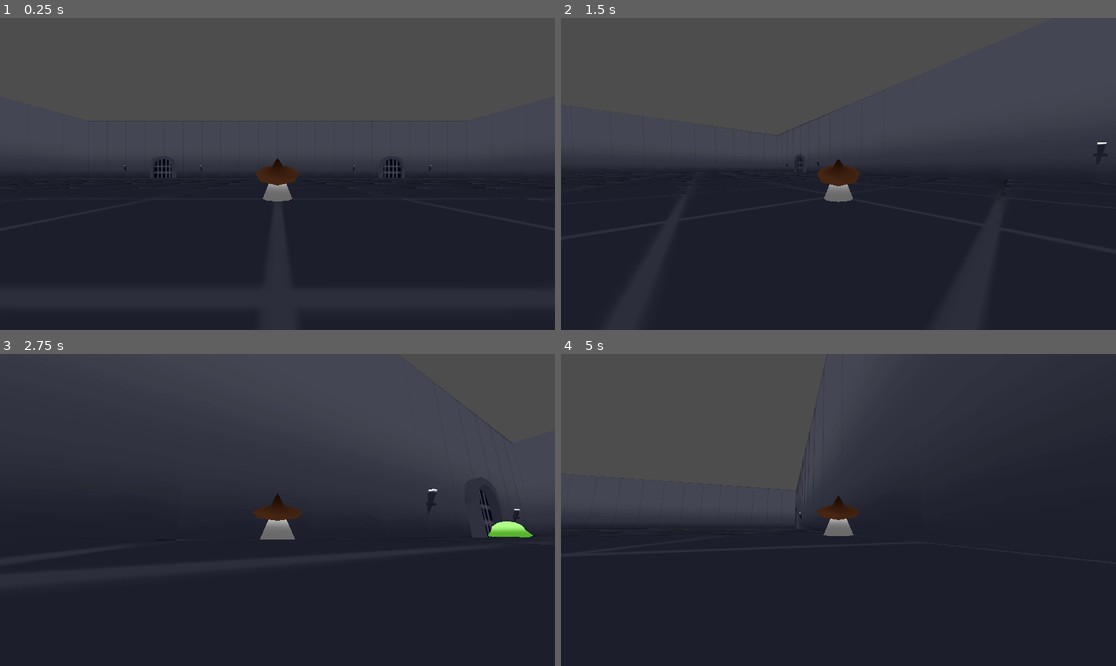
Above: before the commit, frames 1-4 (two rows, left to right).
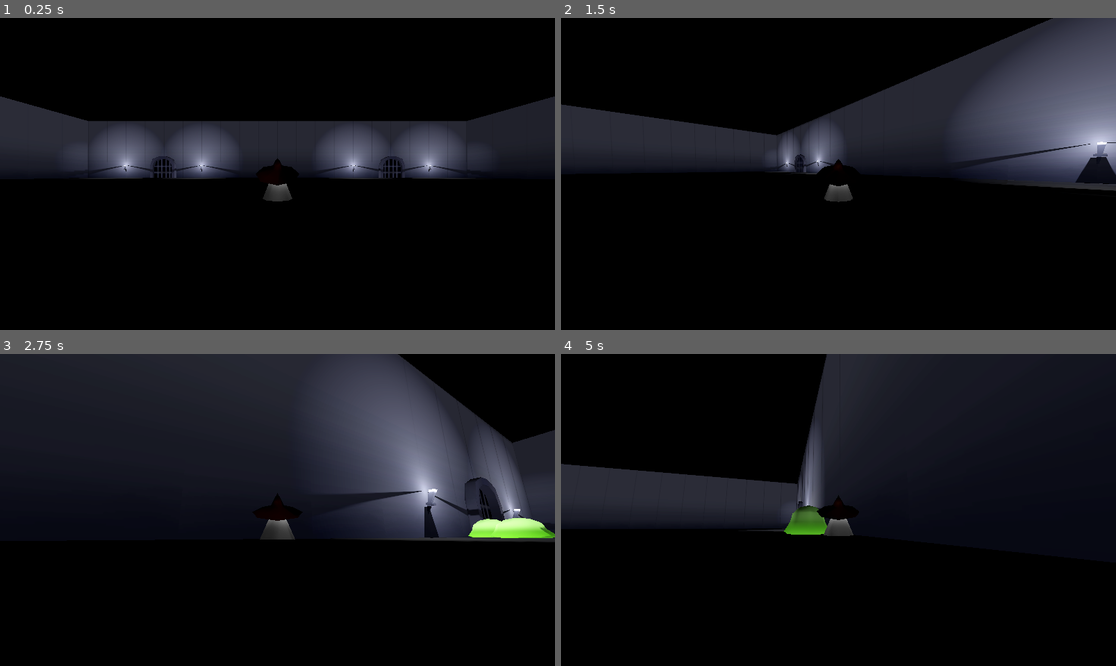
Above: after the commit, the same moments.

Repository: Weemo001/WizWaves
Game: Godot game, scene res://Scenes/World/world.tscn
The game is run twice, just before and just after one commit, with the same random seed, the same clock (stepped at 60 frames per second) and the same inputs.
Inputs (mouse positions are in pixels of both pictures, inside the frame that each line leads up to):
- Up to frame 1 (0.25 s): no input
- Up to frame 2 (1.5 s): tap Enter at 0.5 s; move the mouse to (866, 174) at 0.52 s; hold 1 (dev1) 0.53-1.28 s; hold W (forward) from 0.53 s (still down); click (866, 174) at 0.8 s; move the mouse to (810, 174) at 1.27 s; click (810, 174) at 1.35 s
- Up to frame 3 (2.75 s): keep holding W (forward); tap 1 (dev1) at 1.55 s; move the mouse to (288, 503) at 2.02 s; hold 1 (dev1) from 2.03 s (still down); click (288, 503) at 2.3 s
- Up to frame 4 (5 s): keep holding W (forward); move the mouse to (832, 516) at 2.77 s; release 1 (dev1) at 2.78 s; click (832, 516) at 2.85 s; tap 1 (dev1) at 3.05, 4.55 s; move the mouse to (877, 513) at 3.52 s; hold 1 (dev1) 3.53-4.28 s; click (877, 513) at 3.8 s; move the mouse to (794, 506) at 4.27 s; click (794, 506) at 4.35 s

The runs differ from the first frame. In frame 1, 93% of the frame differs, in the area x 0-100%, y 0-100%; in frame 2, 90%; in frame 3, 87%; in frame 4, 98%.

Commit message:
Basic Lighting

Diff:
--- a/Materials/Material_Dungeon.tres
+++ b/Materials/Material_Dungeon.tres
@@ -3,5 +3,5 @@
 [ext_resource type="Texture2D" uid="uid://blj5yhi38j7eb" path="res://Textures/World/WW_Dungeon_Tex.png" id="1_u36b0"]
 
 [resource]
-shading_mode = 0
+diffuse_mode = 3
 albedo_texture = ExtResource("1_u36b0")
--- a/Materials/Material_Extra.tres
+++ b/Materials/Material_Extra.tres
@@ -3,5 +3,5 @@
 [ext_resource type="Texture2D" uid="uid://vqkleetubi5q" path="res://Textures/World/WW_WorldExtra_Tex.png" id="1_lkt5f"]
 
 [resource]
-shading_mode = 0
+diffuse_mode = 3
 albedo_texture = ExtResource("1_lkt5f")
--- a/Materials/Material_Player.tres
+++ b/Materials/Material_Player.tres
@@ -3,5 +3,5 @@
 [ext_resource type="Texture2D" uid="uid://cc04uoiqxnr31" path="res://Textures/Player/Player_Tex.png" id="1_uyj1g"]
 
 [resource]
-shading_mode = 0
+diffuse_mode = 3
 albedo_texture = ExtResource("1_uyj1g")
--- a/Materials/Material_Slime.tres
+++ b/Materials/Material_Slime.tres
@@ -3,5 +3,5 @@
 [ext_resource type="Texture2D" uid="uid://dpo3xvwi33bk" path="res://Textures/Enemy/Slime/MT_Slime_Tex.png" id="1_2lny3"]
 
 [resource]
-shading_mode = 0
+diffuse_mode = 3
 albedo_texture = ExtResource("1_2lny3")
--- a/Scenes/Enemies/Slime.tscn
+++ b/Scenes/Enemies/Slime.tscn
@@ -1,10 +1,10 @@
-[gd_scene load_steps=9 format=4 uid="uid://n8wlch8tbxef"]
+[gd_scene load_steps=8 format=4 uid="uid://n8wlch8tbxef"]
 
 [ext_resource type="Script" path="res://Scripts/Enemy/enemy.gd" id="1_h01s2"]
 [ext_resource type="Material" uid="uid://dllwef4jsi7qw" path="res://Materials/Material_Slime.tres" id="2_khkfb"]
 
 [sub_resource type="SphereShape3D" id="SphereShape3D_ebl0g"]
-radius = 0.507167
+radius = 0.390267
 
 [sub_resource type="ArrayMesh" id="ArrayMesh_qh4bv"]
 resource_name = "Slime_Sphere_001"
@@ -50,9 +50,6 @@
 "Slime_ArmatureAction": SubResource("Animation_gcr3p")
 }
 
-[sub_resource type="SphereShape3D" id="SphereShape3D_dhuvl"]
-radius = 0.517937
-
 [node name="Slime" type="CharacterBody3D" groups=["enemy"]]
 script = ExtResource("1_h01s2")
 
@@ -87,12 +84,4 @@
 [node name="DamageTimer" type="Timer" parent="."]
 one_shot = true
 
-[node name="Area3D" type="Area3D" parent="."]
-transform = Transform3D(1, 0, 0, 0, 1, 0, 0, 0, 1, 0, 0.5, 0)
-
-[node name="CollisionShape3D" type="CollisionShape3D" parent="Area3D"]
-shape = SubResource("SphereShape3D_dhuvl")
-
 [connection signal="timeout" from="DamageTimer" to="." method="_on_damage_timer_timeout"]
-[connection signal="body_entered" from="Area3D" to="." method="_on_area_3d_body_entered"]
-[connection signal="body_exited" from="Area3D" to="." method="_on_area_3d_body_exited"]
--- a/Scenes/Objects/gate.tscn
+++ b/Scenes/Objects/gate.tscn
@@ -2,4 +2,8 @@
 
 [ext_resource type="PackedScene" uid="uid://wlbv2c0gcrga" path="res://Models/World/gate.glb" id="1_ye81b"]
 
-[node name="gate" instance=ExtResource("1_ye81b")]
+[node name="gate" groups=["world"] instance=ExtResource("1_ye81b")]
+
+[node name="CollisionShape3D" parent="Gate/StaticBody3D" index="0"]
+visible = false
+disabled = true
--- a/Scenes/Objects/torch.tscn
+++ b/Scenes/Objects/torch.tscn
@@ -2,4 +2,9 @@
 
 [ext_resource type="PackedScene" uid="uid://rtrctylmgyfv" path="res://Models/World/torch.glb" id="1_crlh7"]
 
-[node name="torch" instance=ExtResource("1_crlh7")]
+[node name="torch" groups=["world"] instance=ExtResource("1_crlh7")]
+
+[node name="OmniLight3D" type="OmniLight3D" parent="." index="1"]
+transform = Transform3D(1, 0, 0, 0, 1, 0, 0, 0, 1, 0.0730544, 0.337562, 0)
+light_size = 1.0
+shadow_enabled = true
--- a/Scenes/Player/Player.tscn
+++ b/Scenes/Player/Player.tscn
@@ -50,7 +50,7 @@
 "Player_Anim": SubResource("Animation_xoylc")
 }
 
-[node name="Player" type="CharacterBody3D"]
+[node name="Player" type="CharacterBody3D" groups=["player"]]
 transform = Transform3D(0.5, 0, 0, 0, 0.5, 0, 0, 0, 0.5, 0, 0, 0)
 script = ExtResource("1_xw2u1")
 SPEED = 10.0
@@ -95,7 +95,7 @@
 fov = 90.0
 
 [node name="ProjectileSpawn" type="Node3D" parent="."]
-transform = Transform3D(1, 0, 0, 0, 1, 0, 0, 0, 1, 0, 1.41855, -0.875774)
+transform = Transform3D(1, 0, 0, 0, 1, 0, 0, 0, 1, 0, 0.752559, -0.975894)
 
 [node name="ShootTimer" type="Timer" parent="."]
 one_shot = true
--- a/Scenes/Player/projectile.tscn
+++ b/Scenes/Player/projectile.tscn
@@ -12,7 +12,6 @@
 [sub_resource type="SphereMesh" id="SphereMesh_0wx2d"]
 
 [node name="Projectile" type="RigidBody3D"]
-collision_layer = 2
 script = ExtResource("1_hpmvs")
 
 [node name="CollisionShape3D" type="CollisionShape3D" parent="."]
--- a/Scenes/World/world.tscn
+++ b/Scenes/World/world.tscn
@@ -8,51 +8,34 @@
 [ext_resource type="PackedScene" uid="uid://dmm56vffjj30r" path="res://Scenes/World/enemy_spawner.tscn" id="5_yb11b"]
 [ext_resource type="PackedScene" uid="uid://n8wlch8tbxef" path="res://Scenes/Enemies/Slime.tscn" id="6_tvwl2"]
 
+[sub_resource type="ProceduralSkyMaterial" id="ProceduralSkyMaterial_nup3e"]
+sky_top_color = Color(0, 0, 0, 1)
+sky_horizon_color = Color(0.75, 0.75, 0.75, 1)
+sky_energy_multiplier = 0.7
+ground_bottom_color = Color(1, 1, 1, 1)
+ground_horizon_color = Color(0.75, 0.75, 0.75, 1)
+
+[sub_resource type="Sky" id="Sky_rhf5c"]
+sky_material = SubResource("ProceduralSkyMaterial_nup3e")
+
+[sub_resource type="Environment" id="Environment_t3trb"]
+background_mode = 1
+sky = SubResource("Sky_rhf5c")
+ambient_light_source = 3
+ambient_light_sky_contribution = 0.6
+tonemap_mode = 2
+glow_enabled = true
+
 [node name="World" type="Node" node_paths=PackedStringArray("spawners")]
 script = ExtResource("1_io8vi")
 spawners = [NodePath("Spawners/EnemySpawner"), NodePath("Spawners/EnemySpawner2"), NodePath("Spawners/EnemySpawner3"), NodePath("Spawners/EnemySpawner4")]
 
-[node name="Objects" type="Node" parent="."]
-
-[node name="gate" parent="Objects" instance=ExtResource("1_0g3ou")]
-transform = Transform3D(1, 0, 0, 0, 1, 0, 0, 0, 1, -12, 0, -14)
-
-[node name="gate2" parent="Objects" instance=ExtResource("1_0g3ou")]
-transform = Transform3D(1, 0, 0, 0, 1, 0, 0, 0, 1, 12, 0, -14)
-
-[node name="gate3" parent="Objects" instance=ExtResource("1_0g3ou")]
-transform = Transform3D(-1, 0, -8.74228e-08, 0, 1, 0, 8.74228e-08, 0, -1, 12, 0, 12)
-
-[node name="gate4" parent="Objects" instance=ExtResource("1_0g3ou")]
-transform = Transform3D(-1, 0, -8.74228e-08, 0, 1, 0, 8.74228e-08, 0, -1, -12, 0, 12)
-
-[node name="torch" parent="Objects" instance=ExtResource("2_47qaq")]
-transform = Transform3D(-4.37114e-08, 0, -1, 0, 1, 0, 1, 0, -4.37114e-08, -8, 1, -13.9)
-
-[node name="torch2" parent="Objects" instance=ExtResource("2_47qaq")]
-transform = Transform3D(-4.37114e-08, 0, -1, 0, 1, 0, 1, 0, -4.37114e-08, -16, 1, -13.9)
-
-[node name="torch3" parent="Objects" instance=ExtResource("2_47qaq")]
-transform = Transform3D(-4.37114e-08, 0, -1, 0, 1, 0, 1, 0, -4.37114e-08, 16, 1, -13.9)
-
-[node name="torch4" parent="Objects" instance=ExtResource("2_47qaq")]
-transform = Transform3D(-4.37114e-08, 0, -1, 0, 1, 0, 1, 0, -4.37114e-08, 8, 1, -13.9)
-
-[node name="torch5" parent="Objects" instance=ExtResource("2_47qaq")]
-transform = Transform3D(1.31134e-07, 0, 1, 0, 1, 0, -1, 0, 1.31134e-07, 8, 1, 11.9)
-
-[node name="torch6" parent="Objects" instance=ExtResource("2_47qaq")]
-transform = Transform3D(1.31134e-07, 0, 1, 0, 1, 0, -1, 0, 1.31134e-07, 16, 1, 11.9)
-
-[node name="torch7" parent="Objects" instance=ExtResource("2_47qaq")]
-transform = Transform3D(1.31134e-07, 0, 1, 0, 1, 0, -1, 0, 1.31134e-07, -16, 1, 11.9)
-
-[node name="torch8" parent="Objects" instance=ExtResource("2_47qaq")]
-transform = Transform3D(1.31134e-07, 0, 1, 0, 1, 0, -1, 0, 1.31134e-07, -8, 1, 11.9)
+[node name="WorldEnvironment" type="WorldEnvironment" parent="."]
+environment = SubResource("Environment_t3trb")
 
 [node name="Map" type="Node" parent="."]
 
-[node name="GridMap" type="GridMap" parent="Map"]
+[node name="GridMap" type="GridMap" parent="Map" groups=["world"]]
 transform = Transform3D(2, 0, 0, 0, 2, 0, 0, 0, 2, 0, 0, 0)
 mesh_library = ExtResource("3_uicob")
 cell_size = Vector3(1, 1, 1)
@@ -61,6 +44,44 @@
 "cells": PackedInt32Array(0, 0, 0, 65535, 0, 0, 65535, 65535, 0, 0, 65535, 0, 5, 0, 0, 4, 0, 0, 3, 0, 0, 2, 0, 0, 1, 0, …(4568 unchanged characters)…
 }
 metadata/_editor_floor_ = Vector3(0, 0, 0)
+
+[node name="Objects" type="Node" parent="Map"]
+
+[node name="gate" parent="Map/Objects" instance=ExtResource("1_0g3ou")]
+transform = Transform3D(1, 0, 0, 0, 1, 0, 0, 0, 1, -12, 0, -14)
+
+[node name="gate2" parent="Map/Objects" instance=ExtResource("1_0g3ou")]
+transform = Transform3D(1, 0, 0, 0, 1, 0, 0, 0, 1, 12, 0, -14)
+
+[node name="gate3" parent="Map/Objects" instance=ExtResource("1_0g3ou")]
+transform = Transform3D(-1, 0, -8.74228e-08, 0, 1, 0, 8.74228e-08, 0, -1, 12, 0, 12)
+
+[node name="gate4" parent="Map/Objects" instance=ExtResource("1_0g3ou")]
+transform = Transform3D(-1, 0, -8.74228e-08, 0, 1, 0, 8.74228e-08, 0, -1, -12, 0, 12)
+
+[node name="torch" parent="Map/Objects" instance=ExtResource("2_47qaq")]
+transform = Transform3D(-4.37114e-08, 0, -1, 0, 1, 0, 1, 0, -4.37114e-08, -8, 1, -13.9)
+
+[node name="torch2" parent="Map/Objects" instance=ExtResource("2_47qaq")]
+transform = Transform3D(-4.37114e-08, 0, -1, 0, 1, 0, 1, 0, -4.37114e-08, -16, 1, -13.9)
+
+[node name="torch3" parent="Map/Objects" instance=ExtResource("2_47qaq")]
+transform = Transform3D(-4.37114e-08, 0, -1, 0, 1, 0, 1, 0, -4.37114e-08, 16, 1, -13.9)
+
+[node name="torch4" parent="Map/Objects" instance=ExtResource("2_47qaq")]
+transform = Transform3D(-4.37114e-08, 0, -1, 0, 1, 0, 1, 0, -4.37114e-08, 8, 1, -13.9)
+
+[node name="torch5" parent="Map/Objects" instance=ExtResource("2_47qaq")]
+transform = Transform3D(1.31134e-07, 0, 1, 0, 1, 0, -1, 0, 1.31134e-07, 8, 1, 11.9)
+
+[node name="torch6" parent="Map/Objects" instance=ExtResource("2_47qaq")]
+transform = Transform3D(1.31134e-07, 0, 1, 0, 1, 0, -1, 0, 1.31134e-07, 16, 1, 11.9)
+
+[node name="torch7" parent="Map/Objects" instance=ExtResource("2_47qaq")]
+transform = Transform3D(1.31134e-07, 0, 1, 0, 1, 0, -1, 0, 1.31134e-07, -16, 1, 11.9)
+
+[node name="torch8" parent="Map/Objects" instance=ExtResource("2_47qaq")]
+transform = Transform3D(1.31134e-07, 0, 1, 0, 1, 0, -1, 0, 1.31134e-07, -8, 1, 11.9)
 
 [node name="Player" type="Node" parent="."]
 
--- a/Scripts/Enemy/enemy.gd
+++ b/Scripts/Enemy/enemy.gd
@@ -14,19 +14,20 @@
 	# Set the wait time of the damage timer to the tick time variable
 	$DamageTimer.wait_time = damage_tick
 
-func _physics_process(_delta: float) -> void:
+func _physics_process(delta: float) -> void:
 	# Move towards player and try to attack
 	animation_player.play("Slime_ArmatureAction")
 
-	_move_towards_player()
+	# Update direction to be facing towards target
+	var direction = (get_node(target).global_position - global_position).normalized()
+
+	# Move and collide with player, if collided set in range
+	var collision = move_and_collide(direction * speed * delta)
+	if collision:
+		if collision.get_collider().is_in_group("player"):
+			is_in_range = true
+
 	_try_attack()
-
-func _move_towards_player():
-	# If target variable is assigned, set the direction to the face it and move towards it
-	if target:
-		var direction = (get_node(target).global_position - global_position).normalized()
-		velocity = direction * speed
-		move_and_slide()
 
 func _try_attack():
 	# Try to attack the player if they are in range and attack is off cooldown and target is not dead, then start attack cooldown
@@ -38,12 +39,3 @@
 func _on_damage_timer_timeout():
 	# Make the enemy able to attack when the attack cooldown timer ends
 	can_attack = true
-
-# Area3D collision detection functions: enter/exit
-func _on_area_3d_body_entered(body: Node3D) -> void:
-	if body.name == "Player":
-		is_in_range = true
-
-func _on_area_3d_body_exited(body: Node3D) -> void:
-	if body.name == "Player":
-		is_in_range = false
--- a/Scripts/Player/player.gd
+++ b/Scripts/Player/player.gd
@@ -33,7 +33,7 @@
 	if event.is_action_pressed("quit"):
 		get_tree().quit()
 
-func _process(delta: float) -> void:
+func _process(_delta: float) -> void:
 	# When holding or pressing shoot button, shoot bullet at rate defined by shoot_interval
 	if Input.is_action_pressed("shoot") && $ShootTimer.is_stopped():
 		$ShootTimer.start()
@@ -59,11 +59,11 @@
 	move_and_slide()
 
 func shoot():
-	# Create an instance of the bullet, set its position, direction, and spawn it
+	# Create an instance of the bullet, add it, set its position and direction
 	var bullet_instance = bullet.instantiate()
+	get_parent().add_child(bullet_instance)
 	bullet_instance.global_position = $ProjectileSpawn.global_position
 	bullet_instance.direction = -global_transform.basis.z.normalized()
-	get_parent().add_child(bullet_instance)
 
 func take_damage(amount: float):
 	# Reduce health by amount, if health is 0, kill player
--- a/Scripts/Player/projectile.gd
+++ b/Scripts/Player/projectile.gd
@@ -13,4 +13,6 @@
 		if collision.get_collider().is_in_group("enemy"):
 			collision.get_collider().queue_free()
 			Global.active_enemies.pop_back()
-		queue_free()
+			queue_free()
+		if collision.get_collider().is_in_group("world"):
+			queue_free()
--- a/Scripts/World/world.gd
+++ b/Scripts/World/world.gd
@@ -9,15 +9,6 @@
 var wave_counter: int = 0
 var enemies_spawned_per_wave = 0
 
-func _input(event): # DEBUG
-	if event.is_action_pressed("dev1"):
-		for e in Global.active_enemies:
-			e.queue_free()
-		Global.active_enemies.clear()
-
-		if Global.active_enemies.size() == 0:
-			print("Cleared enemies.")
-
 func _ready():
 	$Timers/WaveCDTimer.wait_time = time_between_waves
 	$Timers/SpawnTimer.wait_time = spawn_interval
@@ -28,7 +19,7 @@
 		wave_counter += 1
 
 		# Simple ramping difficulty modifier
-		max_enemies = 20 * pow(difficulty_mod, wave_counter - 1)
+		max_enemies = 20 * round(pow(difficulty_mod, wave_counter - 1))
 
 		enemies_spawned_per_wave = 0
 		print("Wave: " + str(wave_counter) + " Enemies: " + str(max_enemies))
--- a/project.godot
+++ b/project.godot
@@ -23,6 +23,10 @@
 
 window/size/viewport_width=1920
 window/size/viewport_height=1080
+
+[global_group]
+
+world=""
 
 [input]
 
Not shown, changed: Changelog.txt
Not shown: 12 places in MeshLib/meshlib_dungeontileset.tres that only renumber resources
Not shown: 1 places in Scenes/World/world.tscn that only renumber resources
